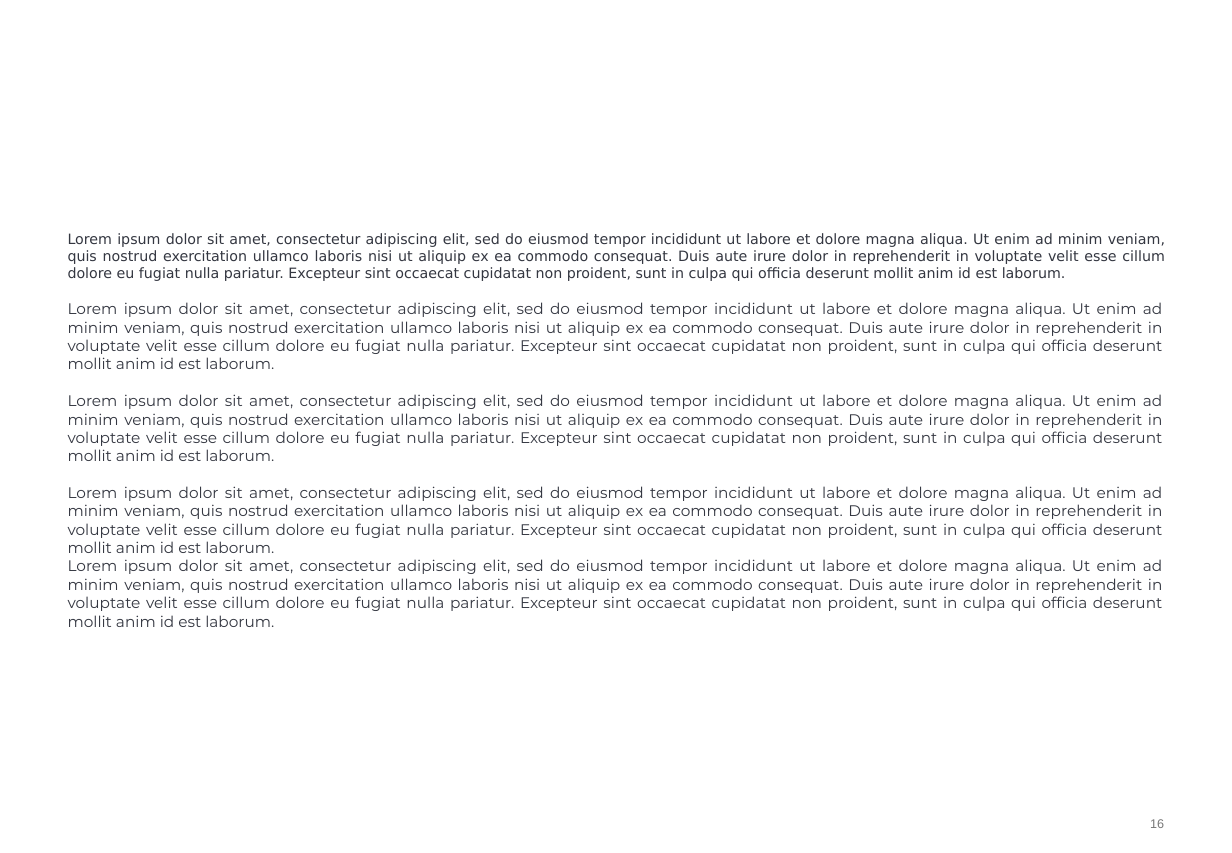
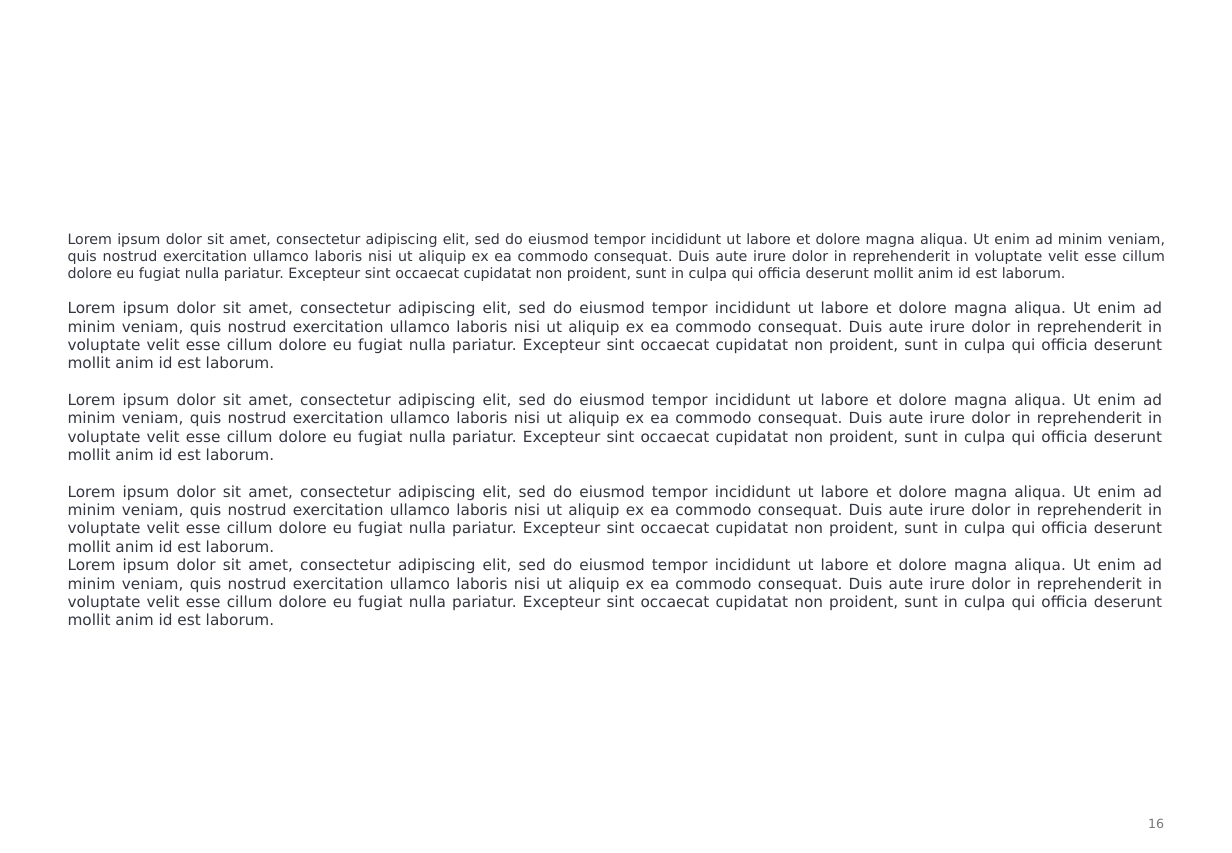
Before and after one commit to strawberry-labs/berry, a slide deck: slide 16 of deploy/skills/aesg-branding/assets/templates/AESG_General_Presentation.pptx. Drawn at 1232x853 pixels with LibreOffice and Linux fonts; fonts in the diff are those of the drawing; background and template pictures are left out. Boxes give left, top, right and bottom in pixels: in the first picture for what was removed or moved away, otherwise in the second. Text is boxed around its words. In the diff, an @@ line names an element or a change of style, - is before the commit and + after.

```diff
--- a/deploy/skills/aesg-branding/assets/templates/AESG_General_Presentation.pptx
+++ b/deploy/skills/aesg-branding/assets/templates/AESG_General_Presentation.pptx
@@ text at (x1=68, y1=301, x2=1162, y2=625): font Montserrat to DejaVu Sans in "Lorem ipsum dolor sit amet, consectetur adipiscing ...", "Lorem ipsum dolor sit amet, consectetur adipiscing ...", "Lorem ipsum dolor sit amet, consectetur adipiscing ...", "Lorem ipsum dolor sit amet, consectetur adipiscing ..." @@
@@ page number at (x1=1148, y1=818, x2=1164, y2=828): font Arial to DejaVu Sans @@
```
Also in this commit, not shown: 4 other slides changed, 4 other files.
